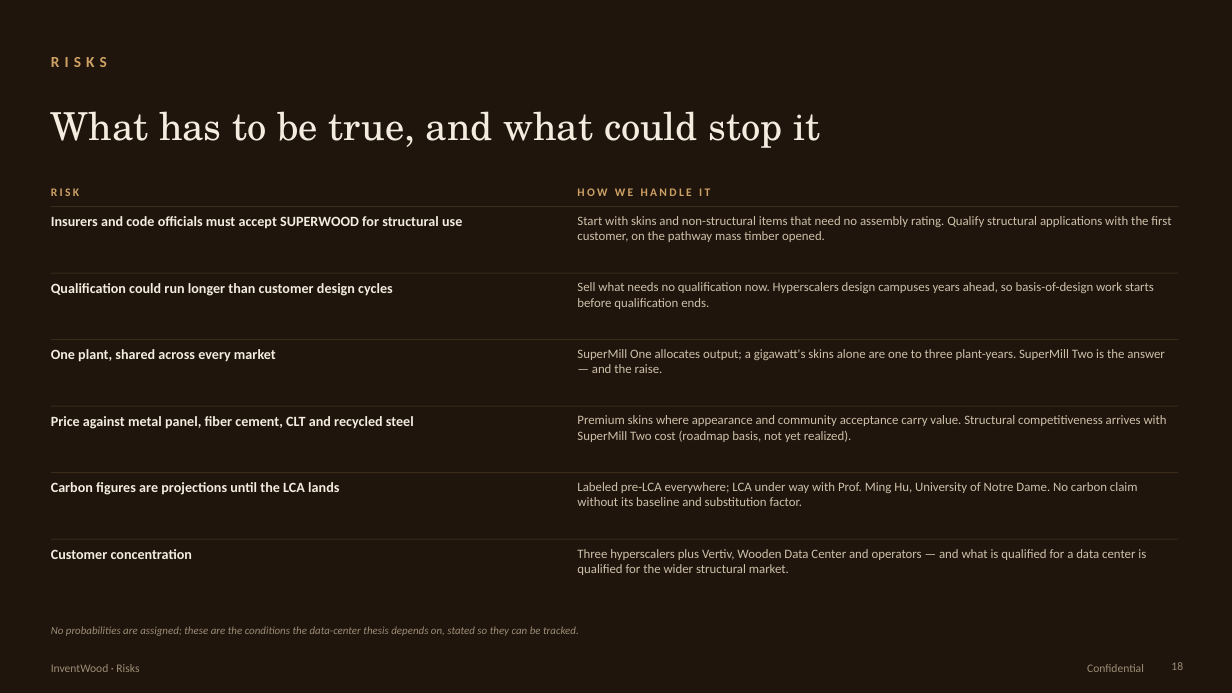
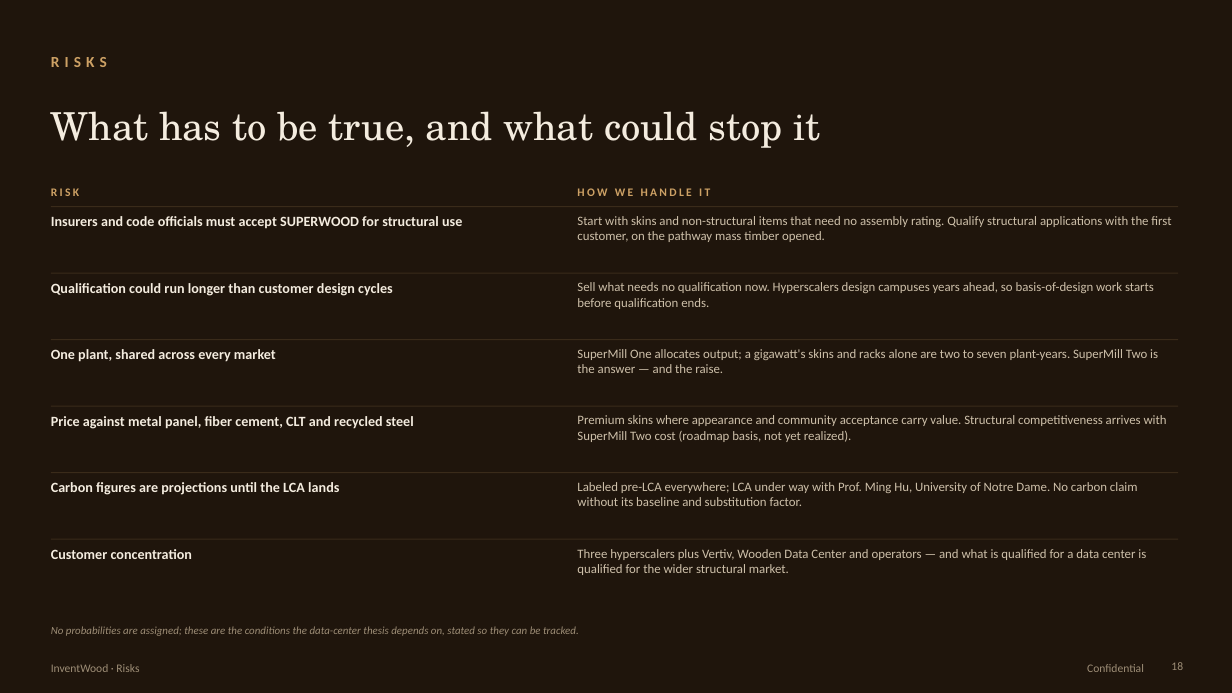
Before and after one commit to alau-hi/decks, a slide deck: slide 18 of superwood-datacenter-investor/SUPERWOOD-for-Data-Centers-Companion.pptx. Drawn at 1232x693 pixels with LibreOffice and Linux fonts; fonts in the diff are those of the drawing. Boxes give left, top, right and bottom in pixels: in the first picture for what was removed or moved away, otherwise in the second. Text is boxed around its words. In the diff, an @@ line names an element or a change of style, - is before the commit and + after.

```diff
--- a/superwood-datacenter-investor/SUPERWOOD-for-Data-Centers-Companion.pptx
+++ b/superwood-datacenter-investor/SUPERWOOD-for-Data-Centers-Companion.pptx
@@ text at bbox=[577, 349, 1158, 373]: text changed @@
-SuperMill One allocates output; a gigawatt's skins alone are one to three plant-years. SuperMill Two is the answer — and the raise.
+SuperMill One allocates output; a gigawatt's skins and racks alone are two to seven plant-years. SuperMill Two is the answer — and the raise.
```
Also in this commit, not shown: 5 other slides changed, 17 other files.
